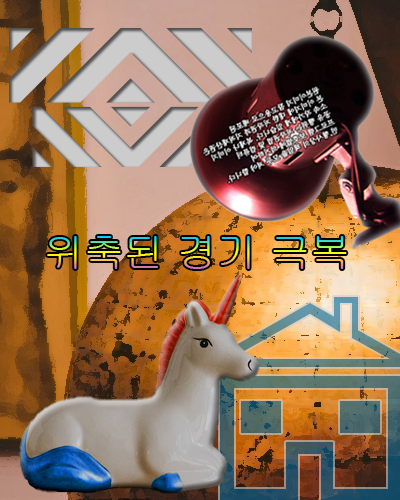
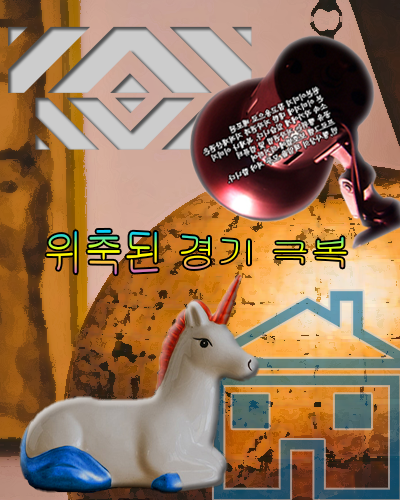
Layered file, before and after one edit (400 x 500). Changes by layer:
painted on "위축된 경기 극복" over [46, 229, 347, 275]
hid "Rectangle 2", painted on it over [9, 26, 252, 167]
added layer "Tile 1 1" above "1급-5" over [8, 26, 252, 150]
added layer "Home 1" (60%) above "Triangle 1" over [211, 291, 400, 500]
hid "Triangle 1" over [211, 297, 400, 500]
